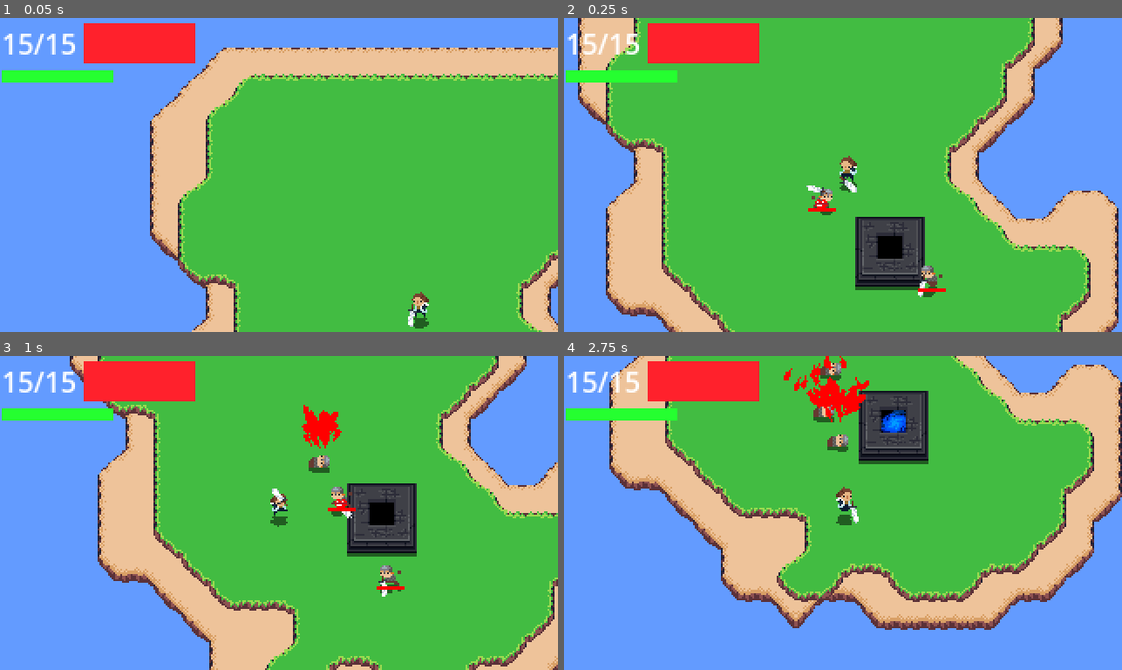
Above: before the commit, frames 1-4 (two rows, left to right).
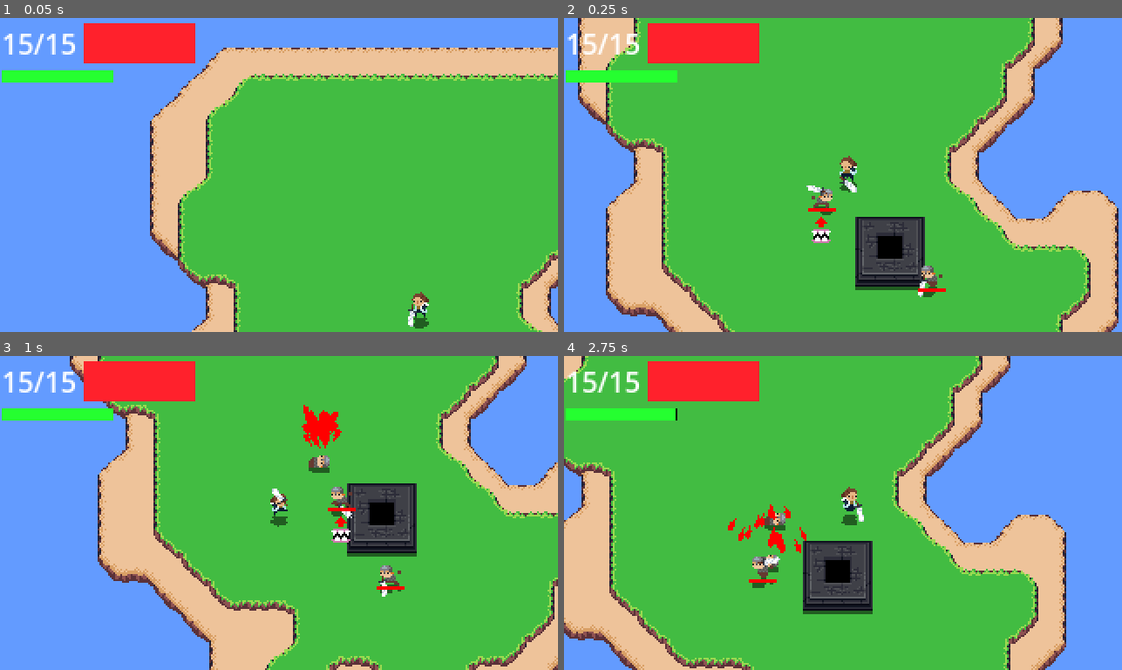
Above: after the commit, the same moments.

Repository: IAmCheeseman/cannibalism-game
Game: Godot game, scene res://scenes/world.tscn
The game is run twice, just before and just after one commit, with the same random seed, the same clock (stepped at 60 frames per second) and the same inputs.
Inputs (mouse positions are in pixels of both pictures, inside the frame that each line leads up to):
- Up to frame 1 (0.05 s): no input
- Up to frame 2 (0.25 s): no input
- Up to frame 3 (1 s): move the mouse to (401, 497) at 0.52 s; hold D (right) from 0.53 s (still down); hold Space (eat) from 0.53 s (still down)
- Up to frame 4 (2.75 s): move the mouse to (731, 528) at 1.27 s; release D (right) at 1.28 s; release Space (eat) at 1.28 s; hold S (down) 1.28-2.03 s; click (731, 528) at 1.35 s; tap Space (eat) at 1.55 s; move the mouse to (898, 443) at 2.02 s; hold D (right) from 2.03 s (still down); hold Space (eat) from 2.03 s (still down)

Frame 1 is identical in both runs. In frame 2, 0.2% of the frame differs, in the area x 44-48%, y 57-72%; in frame 3, 0.2%; in frame 4, 69%, in the area x 0-100%, y 0-100%.

Commit message:
Eat indicator

Diff:
--- a/scenes/enemy/cannibalism.gd
+++ b/scenes/enemy/cannibalism.gd
@@ -8,11 +8,12 @@
   eat_indicator.hide()
 
 func _process(delta: float) -> void:
-  for area in get_overlapping_areas():
+  var areas = get_overlapping_areas()
+  if areas.size() == 0:
+    eat_indicator.hide()
+    if Player.instance.eat_target == entity:
+      Player.instance.eat_target = null
+  for area in areas:
     if Player.instance.can_eat():
       eat_indicator.show()
       Player.instance.eat_target = entity
-
-func _on_area_exited(_area:Area2D) -> void:
-  eat_indicator.hide()
-  Player.instance.eat_target = null
--- a/scenes/enemy/cannibalism.tscn
+++ b/scenes/enemy/cannibalism.tscn
@@ -16,8 +16,5 @@
 shape = SubResource("CircleShape2D_1imxr")
 
 [node name="EatIndicator" type="Sprite2D" parent="."]
-visible = false
-position = Vector2(0, -2)
+position = Vector2(0, 13)
 texture = ExtResource("2_xohai")
-
-[connection signal="area_entered" from="." to="." method="_on_area_entered"]
--- a/scenes/player.gd
+++ b/scenes/player.gd
@@ -46,7 +46,7 @@
 
   if input.length() > 0:
     anim.play("walk")
-    take_stamina(1 * delta)
+    take_stamina(5 * delta * eat_speed_modifier)
   else:
     anim.play("idle")
 
Binary file changed: assets/eat_indicator.png
